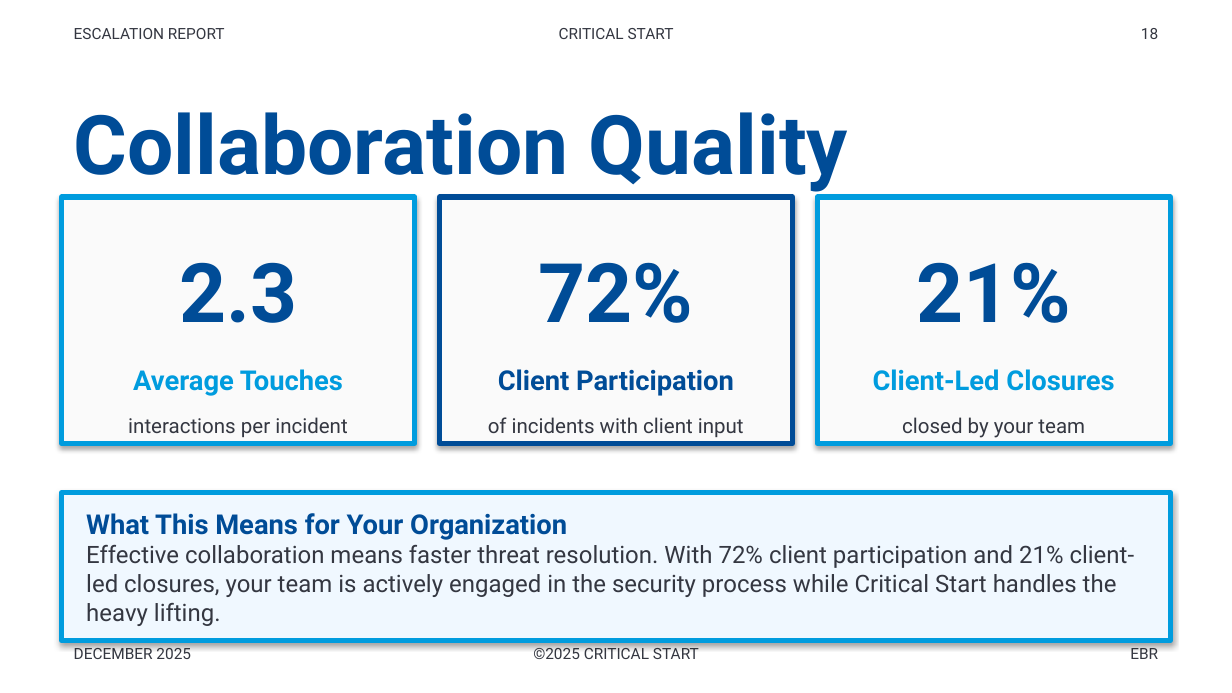
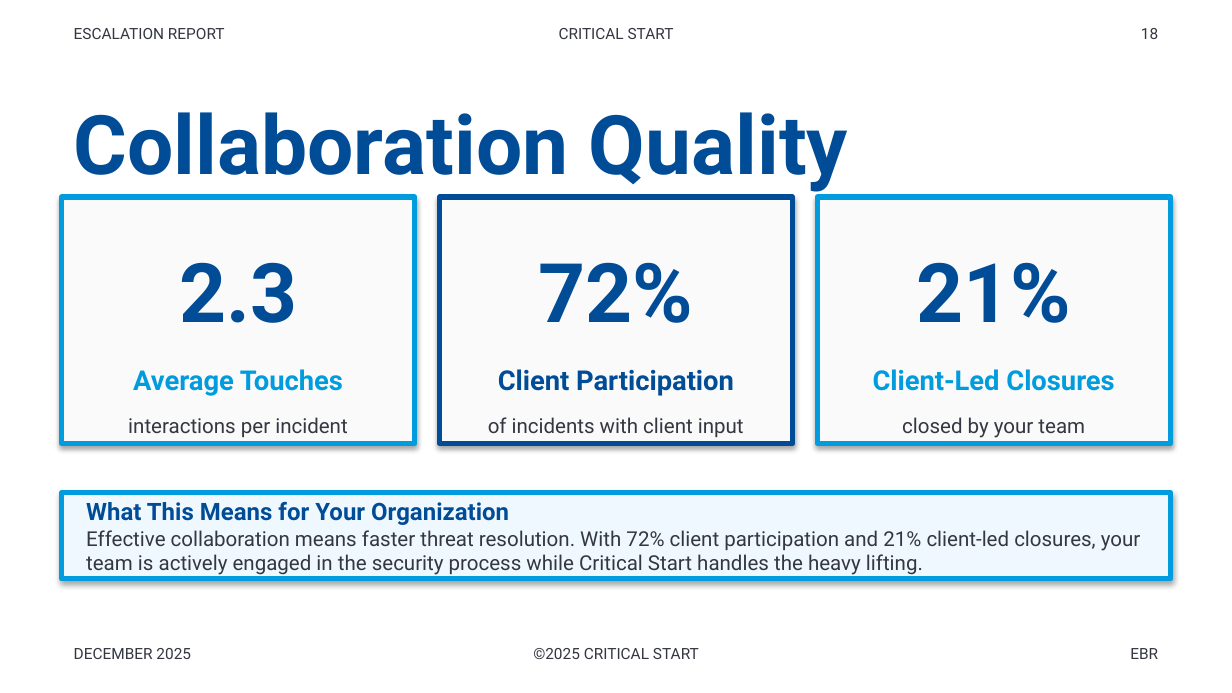
Before and after one commit to peregr956/Escalation-Details-Report, a slide deck: slide 18 of output/escalation_report_2025-12-22.pptx. Drawn at 1232x693 pixels with LibreOffice and Linux fonts; fonts in the diff are those of the drawing. Boxes give left, top, right and bottom in pixels: in the first picture for what was removed or moved away, otherwise in the second. Text is boxed around its words. In the diff, an @@ line names an element or a change of style, - is before the commit and + after.

```diff
--- a/output/escalation_report_2025-12-22.pptx
+++ b/output/escalation_report_2025-12-22.pptx
@@ rectangle "What This Means for Your ...": place and size @@
-rectangle "What This Means for Your ..." at box(62, 493, 1170, 641)
+rectangle "What This Means for Your ..." at box(62, 493, 1170, 579)
@@ rectangle "What This Means for Your ..." at box(62, 493, 1170, 579): size 16 to 14 pt in "What This Means for Your Organization"; size 14 to 12 pt in "Effective collaboration means faster threat resolution. With ..." @@
```
Also in this commit, not shown: 21 other slides changed, 10 other files.
